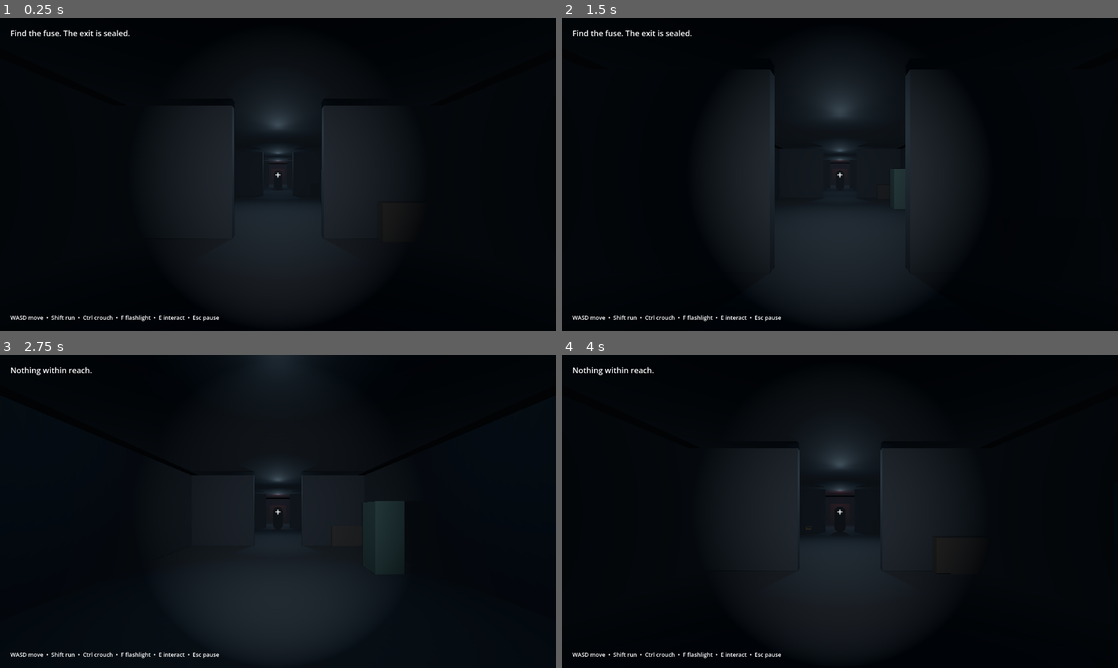
Above: before the commit, frames 1-4 (two rows, left to right).
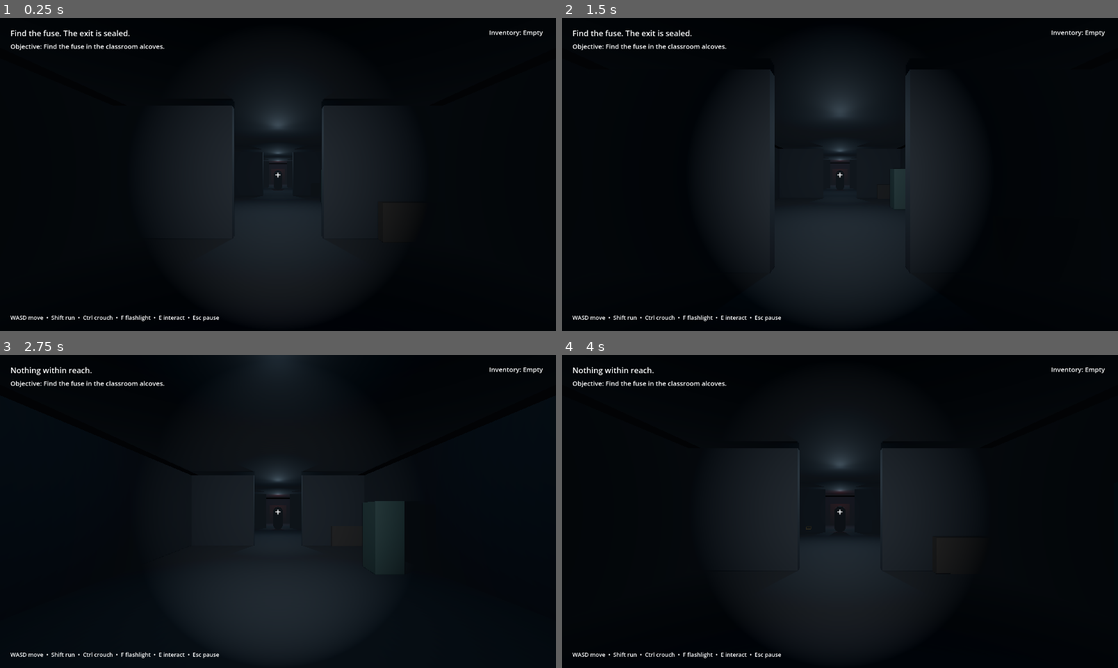
Above: after the commit, the same moments.

Repository: Pandora1121/LAST-BELL
Game: Godot game, scene res://scenes/main/main.tscn
The game is run twice, just before and just after one commit, with the same random seed, the same clock (stepped at 60 frames per second) and the same inputs.
Inputs (mouse positions are in pixels of both pictures, inside the frame that each line leads up to):
- Up to frame 1 (0.25 s): no input
- Up to frame 2 (1.5 s): tap Enter at 0.5 s; move the mouse to (867, 174) at 0.52 s; hold Ctrl (crouch) 0.53-1.28 s; hold W (move_forward) from 0.53 s (still down); tap F (flashlight) at 0.8, 1.35 s; move the mouse to (812, 174) at 1.27 s
- Up to frame 3 (2.75 s): keep holding W (move_forward); tap E (interact) at 1.55 s; move the mouse to (289, 505) at 2.02 s; hold E (interact) from 2.03 s (still down); tap Ctrl (crouch) at 2.3 s
- Up to frame 4 (4 s): keep holding W (move_forward); move the mouse to (834, 517) at 2.77 s; release E (interact) at 2.78 s; tap Ctrl (crouch) at 2.85 s; tap F (flashlight) at 3.05 s; move the mouse to (878, 514) at 3.52 s; hold F (flashlight) from 3.53 s (still down); tap E (interact) at 3.8 s

The runs differ from the first frame. In frame 1, 0.3% of the frame differs, in the area x 1-98%, y 4-11%; in frame 2, 0.3%; in frame 3, 0.3%; in frame 4, 0.3%.

Commit message:
Show live objective and inventory status

Diff:
--- a/scripts/interaction/prop.gd
+++ b/scripts/interaction/prop.gd
@@ -36,6 +36,8 @@
 				game.set_message("Locked. The exit key is somewhere in the school.")
 			else:
 				game.set_message("The final bell rings. You escape into the night.")
+				game.game_complete = true
+				game.refresh_hud()
 				game.status_label.add_theme_color_override("font_color", Color(0.8, 0.9, 0.72))
 				game.get_tree().paused = true
 		"note":
--- a/scripts/main.gd
+++ b/scripts/main.gd
@@ -6,12 +6,15 @@
 
 var player: CharacterBody3D
 var status_label: Label
+var objective_label: Label
+var inventory_label: Label
 var hint_label: Label
 var paused := false
 var has_fuse := false
 var power_restored := false
 var has_key := false
 var game_over := false
+var game_complete := false
 var code_panel: PanelContainer
 var code_input: LineEdit
 var pause_panel: PanelContainer
@@ -43,6 +46,27 @@
 
 func set_message(message: String) -> void:
 	status_label.text = message
+	refresh_hud()
+
+func refresh_hud() -> void:
+	if game_complete:
+		objective_label.text = "Objective complete — escape into the night."
+	elif game_over:
+		objective_label.text = "Caught. Restart to try the route again."
+	elif not has_fuse:
+		objective_label.text = "Objective: Find the fuse in the classroom alcoves."
+	elif not power_restored:
+		objective_label.text = "Objective: Restore power at the electrical panel."
+	elif not has_key:
+		objective_label.text = "Objective: Read the note and unlock locker 14."
+	else:
+		objective_label.text = "Objective: Unlock the exit."
+	var items: Array[String] = []
+	if has_fuse:
+		items.append("Fuse")
+	if has_key:
+		items.append("Exit key")
+	inventory_label.text = "Inventory: " + (", ".join(items) if not items.is_empty() else "Empty")
 
 func set_hint(message: String) -> void:
 	hint_label.text = message
@@ -99,6 +123,16 @@
 	status_label.position = Vector2(24, 22)
 	status_label.add_theme_font_size_override("font_size", 18)
 	center.add_child(status_label)
+	objective_label = Label.new()
+	objective_label.position = Vector2(24, 54)
+	objective_label.add_theme_font_size_override("font_size", 15)
+	center.add_child(objective_label)
+	inventory_label = Label.new()
+	inventory_label.horizontal_alignment = HORIZONTAL_ALIGNMENT_RIGHT
+	inventory_label.position = Vector2(930, 22)
+	inventory_label.size = Vector2(320, 56)
+	inventory_label.add_theme_font_size_override("font_size", 15)
+	center.add_child(inventory_label)
 	hint_label = Label.new()
 	hint_label.horizontal_alignment = HORIZONTAL_ALIGNMENT_CENTER
 	hint_label.set_anchors_and_offsets_preset(Control.PRESET_CENTER_BOTTOM)
@@ -134,6 +168,7 @@
 	close_hint.horizontal_alignment = HORIZONTAL_ALIGNMENT_CENTER
 	code_box.add_child(close_hint)
 	_build_menus(center)
+	refresh_hud()
 
 func _build_menus(parent: Control) -> void:
 	pause_panel = PanelContainer.new()
@@ -234,6 +269,7 @@
 	if game_over:
 		return
 	game_over = true
+	refresh_hud()
 	get_tree().paused = true
 	Input.mouse_mode = Input.MOUSE_MODE_VISIBLE
 	var overlay := ColorRect.new()
--- a/tests/test_progression.gd
+++ b/tests/test_progression.gd
@@ -7,6 +7,7 @@
 	var game = load("res://scenes/main/main.tscn").instantiate()
 	root.add_child(game)
 	await process_frame
+	assert(game.objective_label.text.contains("Find the fuse"), "The starting objective must be visible")
 	var fuse = game.find_child("Fuse", true, false)
 	var panel = game.find_child("ElectricalPanel", true, false)
 	var locker = game.find_child("Locker14", true, false)
@@ -16,14 +17,20 @@
 	assert(not game.has_key, "Exit key must remain unavailable before power is restored")
 	fuse.interact(game.player, game)
 	assert(game.has_fuse, "Fuse pickup must update inventory state")
+	assert(game.inventory_label.text.contains("Fuse"), "The HUD must show the collected fuse")
+	assert(game.objective_label.text.contains("electrical panel"), "The next objective must point to the panel")
 	panel.interact(game.player, game)
 	assert(game.power_restored, "Panel must accept the fuse")
+	assert(game.objective_label.text.contains("locker 14"), "The next objective must point to the coded locker")
 	locker.interact(game.player, game)
 	game._submit_locker_code("0000")
 	assert(not game.has_key, "Incorrect locker code must not grant the exit key")
 	game._submit_locker_code("1947")
 	assert(game.has_key, "Exit key must be available after restoring power")
+	assert(game.inventory_label.text.contains("Exit key"), "The HUD must show the collected key")
+	assert(game.objective_label.text.contains("Unlock the exit"), "The final objective must point to the exit")
 	door.interact(game.player, game)
 	assert(game.get_tree().paused, "Unlocking the exit must reach the ending state")
+	assert(game.game_complete and game.objective_label.text.contains("Objective complete"), "The ending must mark the objective complete")
 	print("Progression test passed")
 	quit(0)
